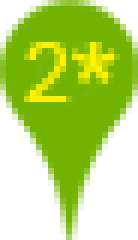
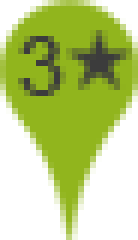
Layer changes from the first 138 × 240 image to the second:
added layer "Layer 3" above "*" over 66, 30, 132, 90
hid "*", painted on it over 72, 42, 120, 84
renamed "2" to "3", painted on it over 18, 36, 72, 102
painted on "Layer 0" over 18, 30, 114, 108
